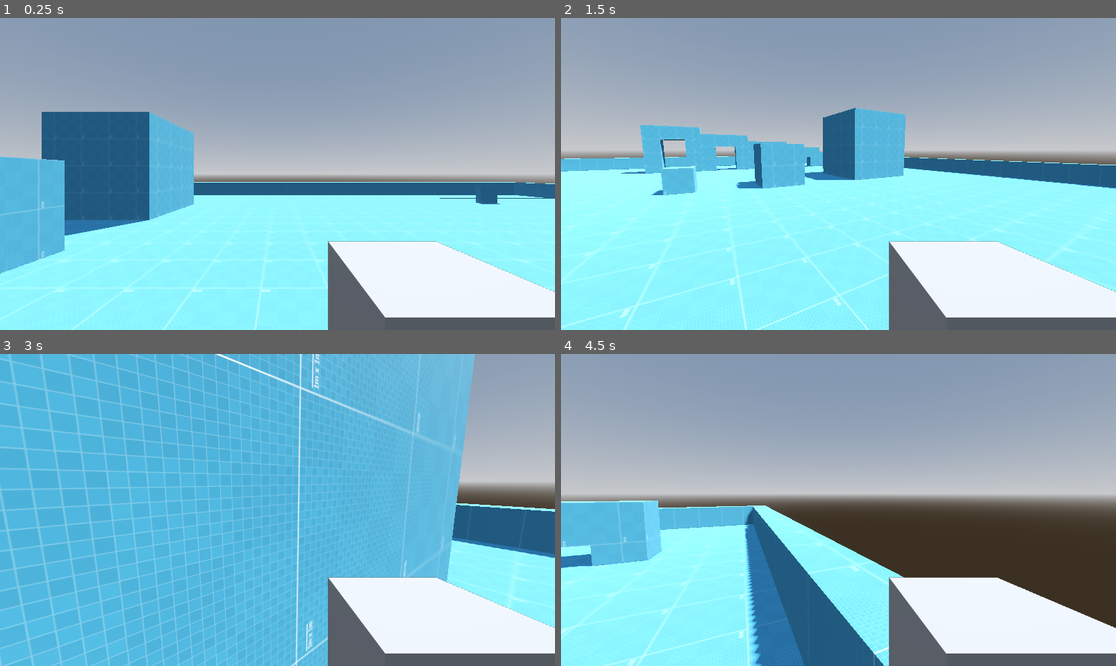
Above: before the commit, frames 1-4 (two rows, left to right).
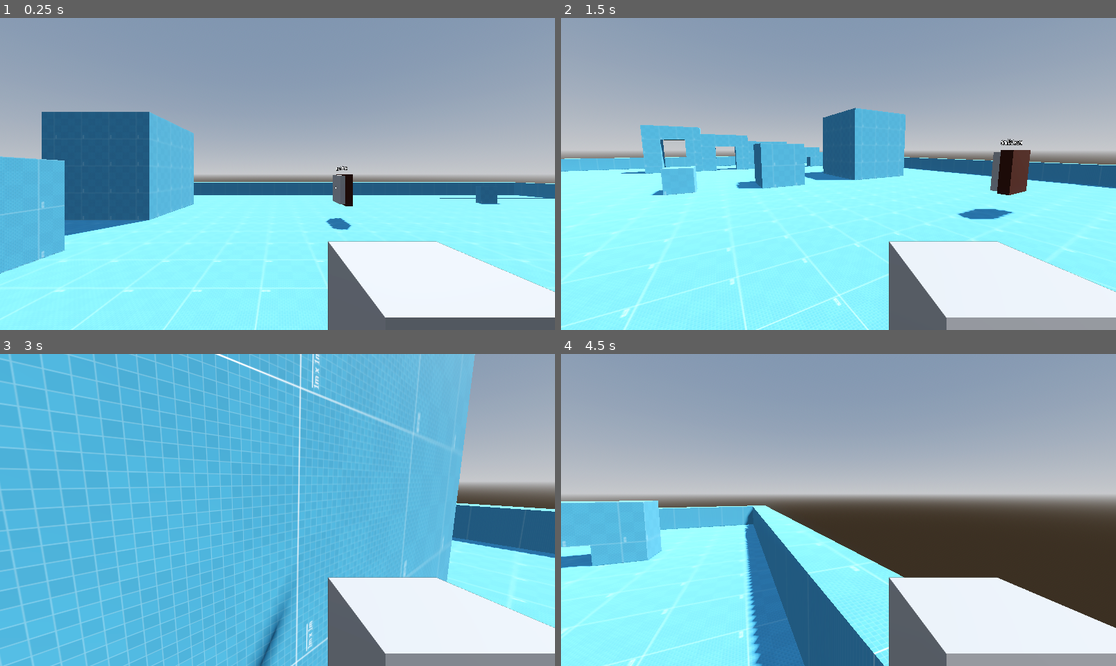
Above: after the commit, the same moments.

Repository: dragon1freak/fps-template
Game: Godot game, scene res://scenes/test_gym/test_gym.tscn
Two runs of this game, one before a commit and one after it. Both use one fixed random seed, a clock stepped at 60 frames per second and the inputs below.
Inputs (mouse positions are in pixels of both pictures, inside the frame that each line leads up to):
- Up to frame 1 (0.25 s): no input
- Up to frame 2 (1.5 s): tap Enter at 0.5 s; move the mouse to (960, 158) at 0.52 s; hold D (strafe_right) 0.53-1.28 s; tap F (interact) at 0.6, 1.35 s; click (960, 158) at 0.67 s; tap Space (jump) at 0.77 s; move the mouse to (810, 174) at 1.27 s; hold W (move_forward) from 1.28 s (still down)
- Up to frame 3 (3 s): keep holding W (move_forward); tap Space (jump) at 1.52 s; move the mouse to (288, 503) at 2.02 s; tap F (interact) at 2.1, 2.85 s; move the mouse to (271, 516) at 2.77 s; click (271, 516) at 2.92 s
- Up to frame 4 (4.5 s): keep holding W (move_forward); tap Space (jump) at 3.02, 3.77 s; move the mouse to (877, 513) at 3.52 s; tap F (interact) at 3.6, 4.35 s; move the mouse to (794, 506) at 4.27 s

The runs differ from the first frame. In frame 1, 0.5% of the frame differs, in the area x 58-100%, y 47-100%; in frame 2, 2.5%, in the area x 59-100%, y 38-100%; in frame 3, 1.8%; in frame 4, 1.3%.

Commit message:
Simplified interactor code

Diff:
--- a/scenes/player/interactor.gd
+++ b/scenes/player/interactor.gd
@@ -13,43 +13,25 @@
 	return false
 
 
+func set_can_interact(value : bool) -> void:
+	if value and not can_interact:
+		can_interact = true
+		can_interact_changed.emit(true)
+	if not value and can_interact:
+		can_interact = false
+		can_interact_changed.emit(false)
+
+
 func _physics_process(delta):
+	if not can_interact and not self.is_colliding():
+		return
+
 	var interactee = self.get_collider()
 
-	#if _is_colliding:
-		#if self.is_colliding():
-			#_is_colliding = check_can_interact(interactee)
-			#can_interact_changed.emit(check_can_interact(interactee))
-			#print("is and is")
-		#else:
-			#_is_colliding = false
-			#can_interact_changed.emit(false)
-			#print("is and isnt")
-	#elif self.is_colliding():
-		#_is_colliding = true
-		#print("isnt and is")
-		#if check_can_interact(interactee):
-			#can_interact_changed.emit(true)
-
-	if not can_interact and self.is_colliding():
-		print("not and is")
-		can_interact = true
-		if check_can_interact(interactee):
-			can_interact_changed.emit(true)
-	elif can_interact and not self.is_colliding():
-		print("is and not")
-		can_interact = false
-		can_interact_changed.emit(false)
-	elif can_interact and self.is_colliding():
-		if not check_can_interact(interactee):
-			print("stop")
-			can_interact = false
-			can_interact_changed.emit(false)
-		else:
-			print("show")
-			can_interact = true
-			if check_can_interact(interactee):
-				can_interact_changed.emit(true)
+	if not can_interact and self.is_colliding() and check_can_interact(interactee):
+		set_can_interact(true)
+	elif can_interact and (not self.is_colliding() or not check_can_interact(interactee)):
+		set_can_interact(false)
 
 	if Input.is_action_just_pressed("interact") and can_interact:
 		interactee.interact()
--- a/scenes/player/no_clip_camera.gd
+++ b/scenes/player/no_clip_camera.gd
@@ -5,4 +5,4 @@
 
 
 func _physics_process(_delta: float) -> void:
-	self.transform = main_camera.transform
+	self.global_transform = main_camera.global_transform
--- a/scenes/player/player.gd
+++ b/scenes/player/player.gd
@@ -12,9 +12,13 @@
 
 @onready var pivot = $Pivot
 @onready var movement_state: StateMachine = $MovementState
+@onready var interactor: RayCast3D = %Interactor
 
 var rotation_target : Vector3
 var input_mouse : Vector2
+
+func _ready() -> void:
+	interactor.can_interact_changed.connect(_on_interact_change)
 
 func _physics_process(delta):
 	# Rotation
@@ -32,3 +36,7 @@
 
 func kill() -> void:
 	print("dead")
+
+
+func _on_interact_change(show: bool) -> void:
+	print(show)
--- a/scenes/player/player.tscn
+++ b/scenes/player/player.tscn
@@ -27,6 +27,7 @@
 [sub_resource type="BoxMesh" id="BoxMesh_r6f7c"]
 
 [node name="Player" type="CharacterBody3D" groups=["player"]]
+collision_layer = 16
 script = ExtResource("1_ah64t")
 jump_cancel_strength = 24.0
 stat_block = SubResource("Resource_ytgok")
@@ -39,7 +40,11 @@
 transform = Transform3D(1, 0, 0, 0, 1, 0, 0, 0, 1, 0, 1.7, 0)
 
 [node name="Interactor" type="RayCast3D" parent="Pivot"]
+unique_name_in_owner = true
 target_position = Vector3(0, 0, -1.5)
+collision_mask = 9
+hit_from_inside = true
+collide_with_areas = true
 script = ExtResource("5_21qci")
 
 [node name="MainCamera" type="Camera3D" parent="Pivot"]
--- /dev/null
+++ b/scenes/test_gym/interact_test.gd
@@ -0,0 +1,6 @@
+extends Area3D
+
+@onready var count_label: Label3D = $Count
+
+func interact() -> void:
+	count_label.text = str(float(count_label.text) + 1)
--- a/scenes/test_gym/test_gym.tscn
+++ b/scenes/test_gym/test_gym.tscn
@@ -1,7 +1,8 @@
-[gd_scene load_steps=6 format=3 uid="uid://6e7a6fxxgkaj"]
+[gd_scene load_steps=12 format=3 uid="uid://6e7a6fxxgkaj"]
 
 [ext_resource type="PackedScene" uid="uid://clgbxao7515tt" path="res://scenes/player/player.tscn" id="1_mw6o0"]
 [ext_resource type="PackedScene" uid="uid://cbrkg2m8mfnj4" path="res://scenes/test_gym/test_gym.glb" id="2_kwbyb"]
+[ext_resource type="Script" path="res://scenes/test_gym/interact_test.gd" id="3_bcy0m"]
 
 [sub_resource type="ProceduralSkyMaterial" id="ProceduralSkyMaterial_ynu4r"]
 sky_horizon_color = Color(0.64625, 0.65575, 0.67075, 1)
@@ -16,6 +17,22 @@
 tonemap_mode = 2
 glow_enabled = true
 
+[sub_resource type="BoxMesh" id="BoxMesh_44f3x"]
+size = Vector3(0.395, 1, 1)
+
+[sub_resource type="BoxShape3D" id="BoxShape3D_jokb0"]
+size = Vector3(0.420898, 1, 1)
+
+[sub_resource type="BoxShape3D" id="BoxShape3D_yjehj"]
+size = Vector3(0.263184, 1.11719, 1.07227)
+
+[sub_resource type="StandardMaterial3D" id="StandardMaterial3D_6sl7r"]
+albedo_color = Color(0.24, 0.088, 0, 1)
+
+[sub_resource type="BoxMesh" id="BoxMesh_b6j0t"]
+material = SubResource("StandardMaterial3D_6sl7r")
+size = Vector3(0.255, 1.1, 1.065)
+
 [node name="TestGym" type="Node3D"]
 
 [node name="WorldEnvironment" type="WorldEnvironment" parent="."]
@@ -23,9 +40,45 @@
 
 [node name="DirectionalLight3D" type="DirectionalLight3D" parent="."]
 transform = Transform3D(-0.866023, -0.433016, 0.250001, 0, 0.499998, 0.866027, -0.500003, 0.749999, -0.43301, 0, 0, 0)
+layers = 3
 shadow_enabled = true
 
 [node name="Player" parent="." instance=ExtResource("1_mw6o0")]
 transform = Transform3D(1, 0, 0, 0, 1, 0, 0, 0, 1, 0.743404, 0, -3.47193)
 
 [node name="test_gym" parent="." instance=ExtResource("2_kwbyb")]
+
+[node name="Cube_4m" parent="test_gym" index="4"]
+sorting_use_aabb_center = false
+
+[node name="InteractTest" type="Area3D" parent="."]
+transform = Transform3D(1, 0, 0, 0, 1, 0, 0, 0, 1, 3.10734, 1.14934, -10.9901)
+collision_layer = 8
+script = ExtResource("3_bcy0m")
+
+[node name="MeshInstance3D" type="MeshInstance3D" parent="InteractTest"]
+mesh = SubResource("BoxMesh_44f3x")
+
+[node name="CollisionShape3D" type="CollisionShape3D" parent="InteractTest"]
+shape = SubResource("BoxShape3D_jokb0")
+
+[node name="Label3D" type="Label3D" parent="InteractTest"]
+transform = Transform3D(-4.37114e-08, 0, -1, 0, 1, 0, 1, 0, -4.37114e-08, 0, 0.758864, 0)
+text = "Interact with me"
+
+[node name="Count" type="Label3D" parent="InteractTest"]
+transform = Transform3D(-4.37114e-08, 0, -1, 0, 1, 0, 1, 0, -4.37114e-08, -0.214041, 0.0394804, 0)
+text = "0"
+
+[node name="StaticBody3D" type="StaticBody3D" parent="InteractTest"]
+
+[node name="CollisionShape3D" type="CollisionShape3D" parent="InteractTest/StaticBody3D"]
+transform = Transform3D(1, 0, 0, 0, 1, 0, 0, 0, 1, 0.0996995, 0, 0)
+shape = SubResource("BoxShape3D_yjehj")
+
+[node name="MeshInstance3D2" type="MeshInstance3D" parent="InteractTest/StaticBody3D"]
+transform = Transform3D(1, 0, 0, 0, 1, 0, 0, 0, 1, 0.0966082, 0, 0)
+mesh = SubResource("BoxMesh_b6j0t")
+skeleton = NodePath("../..")
+
+[editable path="test_gym"]
